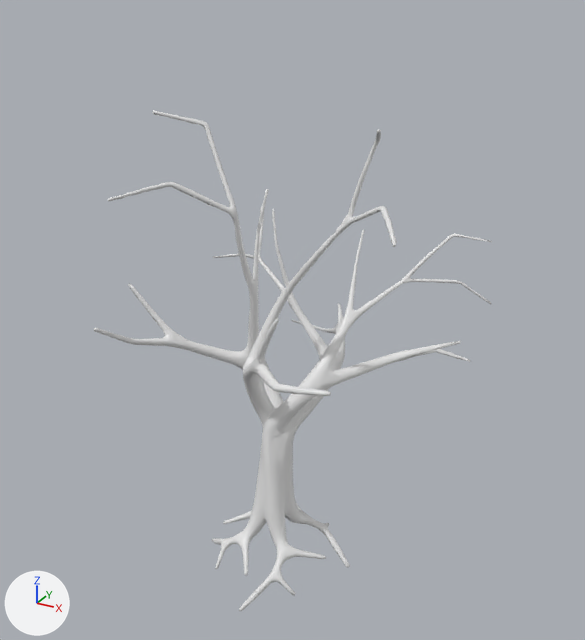
The FBX model Assets/Models/Tree_Variant01.fbx as it was, and as the next commit left it.
Before and after are seen from a camera (50 mm lens) standing at (2.28, -3.9, 3.42) and looking at (-0.01, 0.27, 1.34). Every picture has the same lights, and +X, +Y and +Z are marked at lower left. Objects named as collision shapes, trigger or cutter boxes, shadow casters or lower levels of detail are left out. Where no turn or scale is listed for an object, it has been applied to the vertices.

Before the edit, the objects in view are built like this:
```python
me_plane = bpy.data.meshes.new('Plane')
me_plane.from_pydata(...)  # 3095 vertices, 5972 faces; spans x -1.17..1.03, y -0.74..1.3, z -0.44..2.67
ob_tree_varaint01_lod0 = bpy.data.objects.new('Tree_Varaint01_LOD0', me_plane)
ob_tree_varaint01_lod0.location = (0.0, 0.0, 0.0)
```
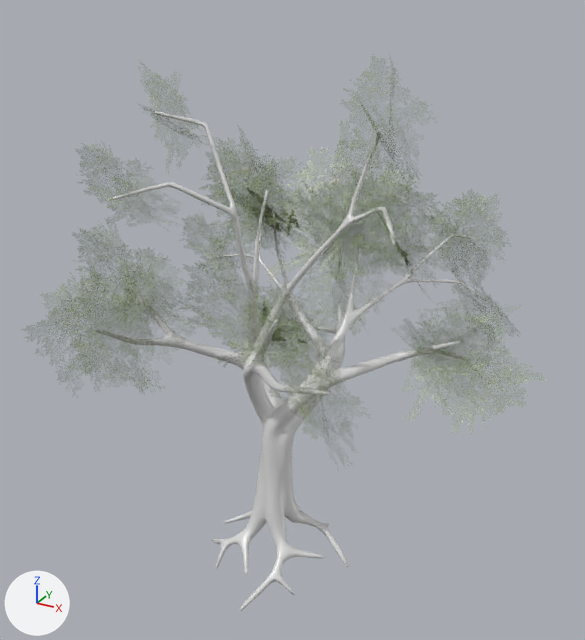
Location of each change, [x1, y1, x2, y2] in pixels of the pictures (585 x 640 px; the box of a moved part takes in the faces that stretch with it):
'Tree_Varaint01_LOD0', reshaped (32% wider, 11% taller): before [94, 110, 492, 611]; after [22, 55, 547, 611]
part 1 of me_plane, moved or reshaped: before [94, 110, 492, 611]; after [22, 55, 542, 611]
part 2 of me_plane, surface changed: before [164, 186, 471, 596]; after [164, 185, 472, 528]

Diff of the bpy script that builds the scene:
```diff
--- a/Assets/Models/Tree_Variant01.fbx.py
+++ b/Assets/Models/Tree_Variant01.fbx.py
@@ img_kisspng_grand_theft_auto_iv_grand_theft_auto_san_andreas_bushes_5abb3fe5e07843_1648193915222210299194_png @@
+img_kisspng_grand_theft_auto_iv_grand_theft_auto_san_andreas_bushes_5abb3fe5e07843_1648193915222210299194_png = load_image('kisspng-grand-theft-auto-iv-grand-theft-auto-san-andreas-bushes-5abb3fe5e07843.1648193915222210299194.png', '../Textures/Leaves/kisspng-grand-theft-auto-iv-grand-theft-auto-san-andreas-bushes-5abb3fe5e07843.1648193915222210299194.png', 512, 512, 'Non-Color')
@@ mat_material @@
+mat_material = principled_material('Material')
+mat_material.base_color = (0.8, 0.8, 0.8)  # white #e7e7e7
+mat_material.metallic = 0.183
@@ mat_leaf_01 @@
+mat_leaf_01 = bpy.data.materials.new('Leaf_01')
+# uses the picture img_kisspng_grand_theft_auto_iv_grand_theft_auto_san_andreas_bushes_5abb3fe5e07843_1648193915222210299194_png
@@ me_plane @@
 # used by ob_tree_varaint01_lod0; location = (0.0, 0.0, 0.0)
-me_plane.from_pydata(...)  # 3095 vertices, 5972 faces; spans x -1.17..1.03, y -0.74..1.3, z -0.44..2.67
+me_plane.from_pydata(...)  # 3469 vertices, 6023 faces; spans x -1.49..1.64, y -1.24..1.89, z -0.44..3.14
+# me_plane part 1: 82 vertices moved within x -1.17..0.92, y -0.58..1.28, z -0.38..2.67; 2565 vertices removed from x -1.17..1.03, y -0.74..1.3, z -0.44..2.66; 2939 vertices added at x -1.49..1.64, y -1.24..1.89, z -0.43..3.14
+# me_plane part 2: 38 kept faces spanning x -0.73..0.92, y -0.57..1.09, z -0.36..2.28 get new texture (UV) coordinates
+me_plane.materials.append(mat_material)  # white #e7e7e7
+me_plane.materials.append(mat_leaf_01)
```
